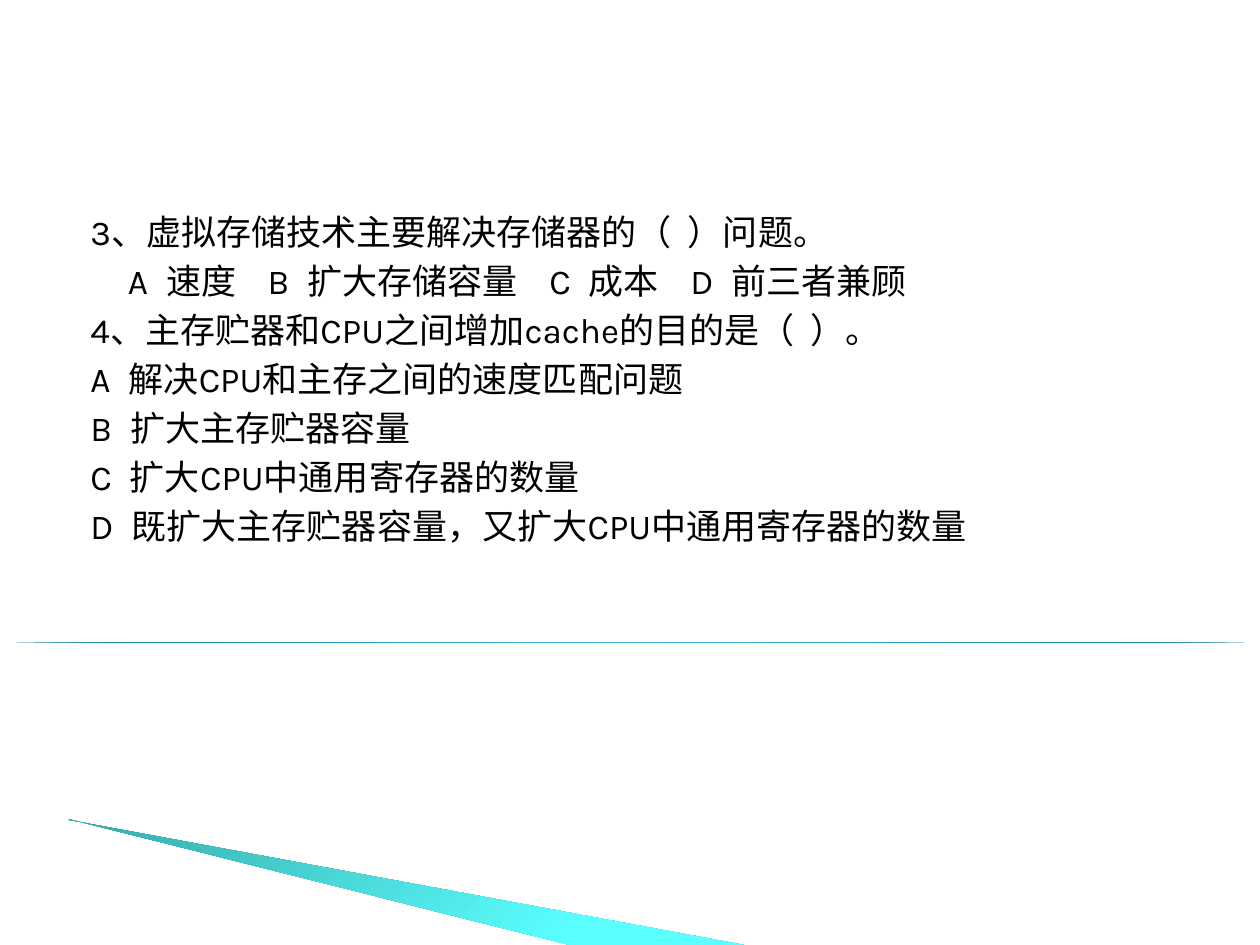
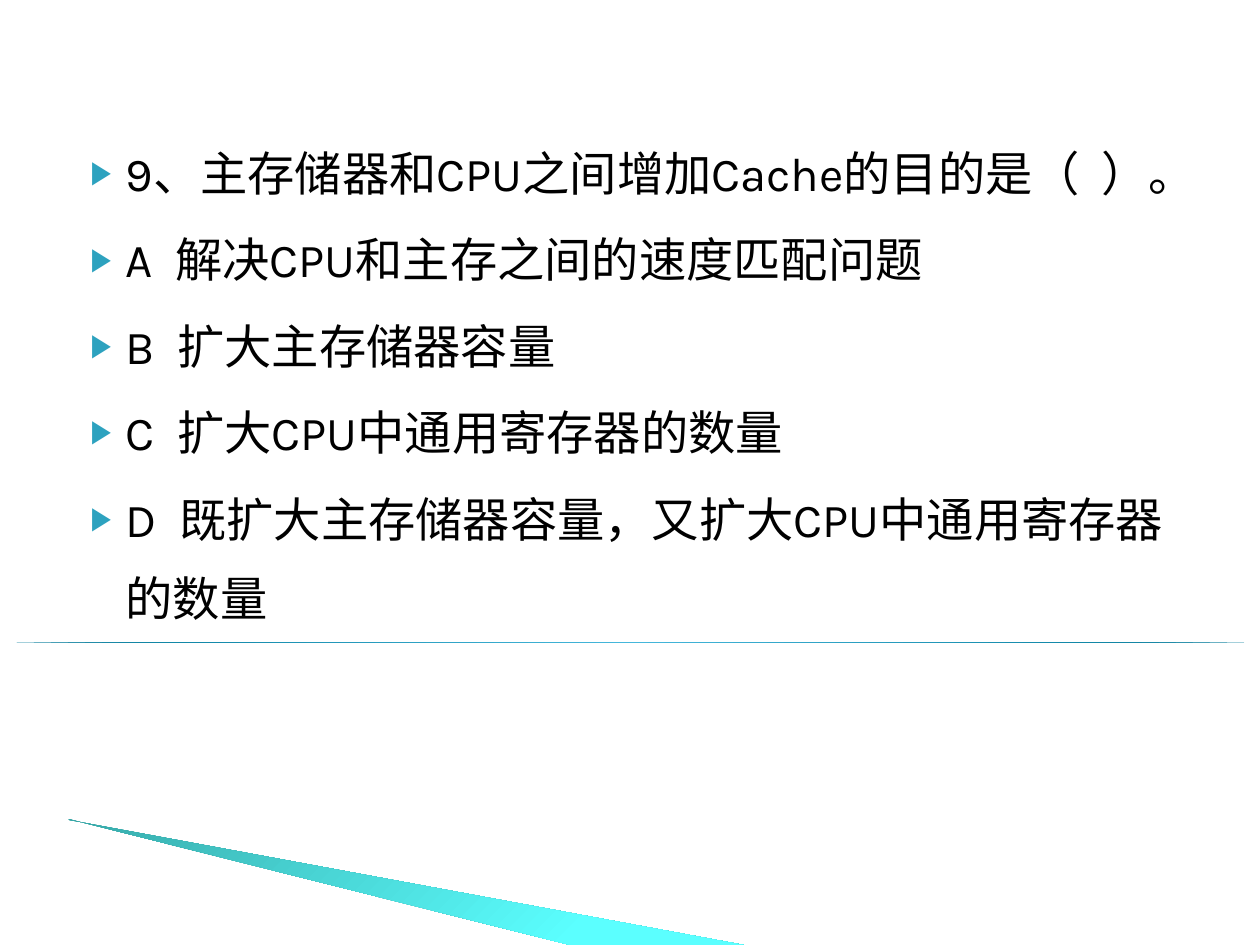
Before and after one commit to edu2act/course-computer-organization, a slide deck: slide 46 of materials/slides/chapter_5_03.ppt (slide 44 before the commit). Drawn at 1260x945 pixels with LibreOffice and Linux fonts; fonts in the diff are those of the drawing; background and template pictures are left out. Boxes give left, top, right and bottom in pixels: in the first picture for what was removed or moved away, otherwise in the second. Text is boxed around its words. In the diff, an @@ line names an element or a change of style, - is before the commit and + after.

```diff
--- a/materials/slides/chapter_5_03.ppt
+++ b/materials/slides/chapter_5_03.ppt
@@ text "9、主存储器和CPU之间增加Cache的目的是（ ）。": place and size @@
-text "9、主存储器和CPU之间增加Cache的目的是（ ）。" at [90, 215, 967, 543]
+text "9、主存储器和CPU之间增加Cache的目的是（ ）。" at [126, 150, 1196, 542]
@@ text at [126, 150, 1196, 196]: text changed; size 20 to 27 pt @@
-3、虚拟存储技术主要解决存储器的（ ）问题。
-A 速度 B 扩大存储容量 C 成本 D 前三者兼顾
-4、主存贮器和CPU之间增加cache的目的是（ ）。
+▶ 9、主存储器和CPU之间增加Cache的目的是（ ）。
@@ text at [126, 237, 922, 454]: size 20 to 27 pt in "A 解决CPU和主存之间的速度匹配问题", "C 扩大CPU中通用寄存器的数量"; bullet none to ▶; line spacing 1 to 1.4 @@
@@ text at [126, 324, 555, 368]: text changed; size 20 to 27 pt @@
-B 扩大主存贮器容量
+▶ B 扩大主存储器容量
@@ text at [126, 497, 1163, 542]: text changed; size 20 to 27 pt @@
-D 既扩大主存贮器容量，又扩大CPU中通用寄存器的数量
+▶ D 既扩大主存储器容量，又扩大CPU中通用寄存器的数量
```
Also in this commit, not shown: 26 other slides changed, 9 slides added, 7 slides removed, 16 other files.
